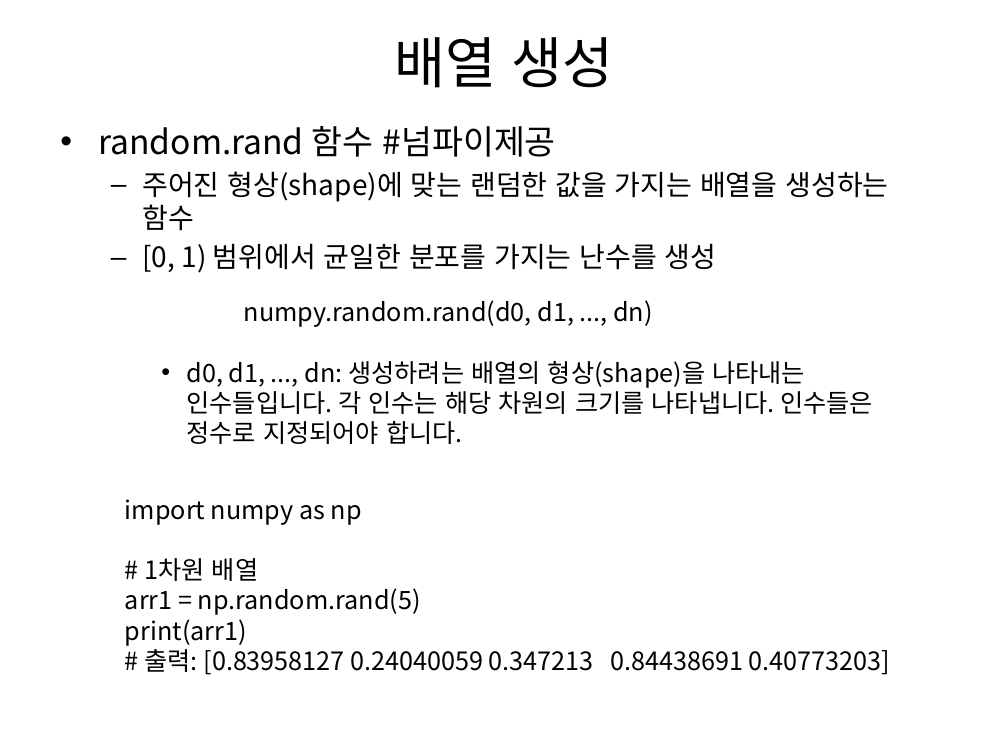
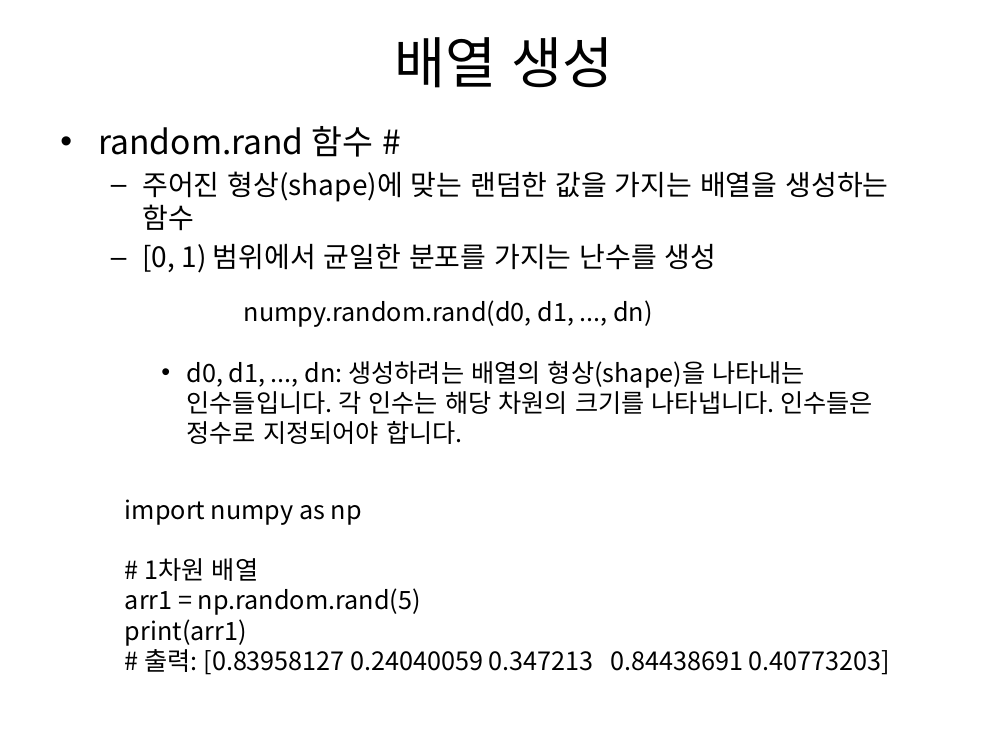
Before and after one commit to MyStraw/python, a slide deck: slide 7 of 파이썬 9.pptx. Drawn at 1008x756 pixels with LibreOffice and Linux fonts; fonts in the diff are those of the drawing. Boxes give left, top, right and bottom in pixels: in the first picture for what was removed or moved away, otherwise in the second. Text is boxed around its words. In the diff, an @@ line names an element or a change of style, - is before the commit and + after.

```diff
--- a/파이썬 9.pptx
+++ b/파이썬 9.pptx
@@ text at [98, 126, 373, 157]: text changed @@
-• random.rand 함수 #넘파이제공
+• random.rand 함수 #
```
